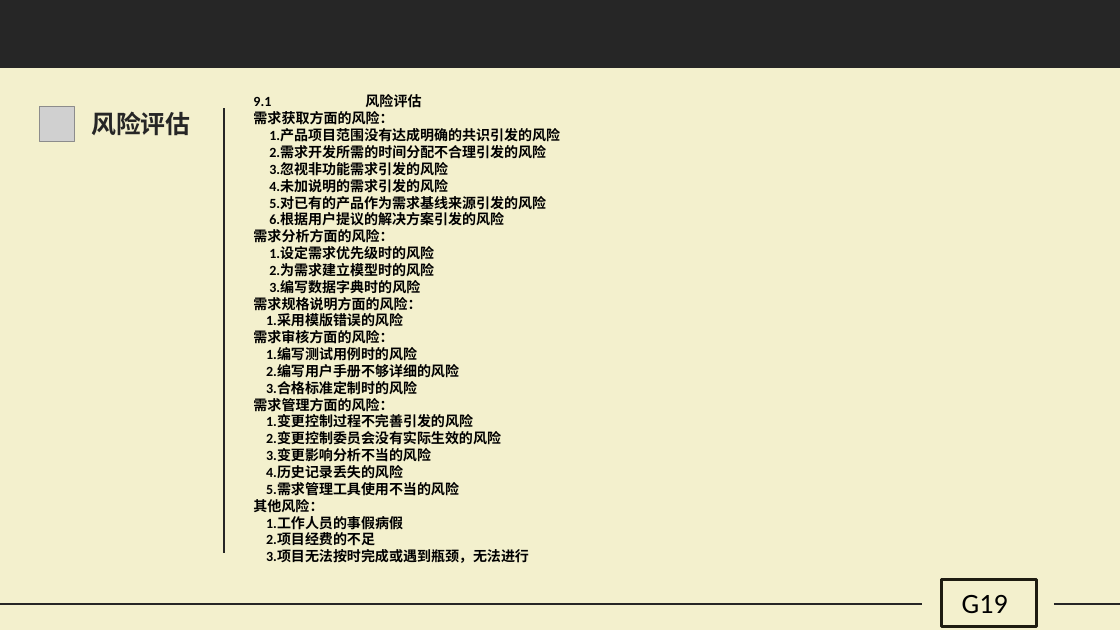
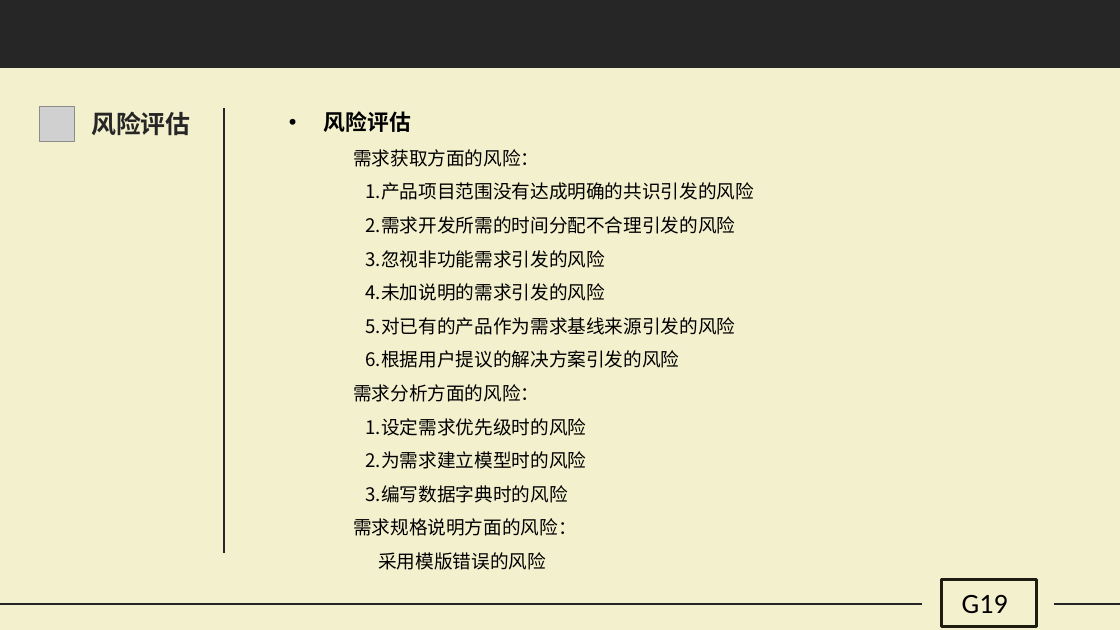
Before and after one commit to G19-Fish/PRD2018-G19, a slide deck: slide 25 of PRD2018-G19-需求项目计划PPT.pptx. Drawn at 1120x630 pixels with LibreOffice and Linux fonts; fonts in the diff are those of the drawing; grey boxes stand for pictures. Boxes give left, top, right and bottom in pixels: in the first picture for what was removed or moved away, otherwise in the second. Text is boxed around its words. In the diff, an @@ line names an element or a change of style, - is before the commit and + after.

```diff
--- a/PRD2018-G19-需求项目计划PPT.pptx
+++ b/PRD2018-G19-需求项目计划PPT.pptx
@@ text "风险评估": place and size @@
-text "风险评估" at [253,94,560,565]
+text "风险评估" at [324,111,755,570]
@@ text at [324,111,411,132]: text changed; size 9 to 14 pt; font Calibri to Noto Sans CJK SC @@
-9.1 风险评估
+• 风险评估
@@ text at [353,149,755,536]: size 9 to 12 pt, font Calibri to Noto Sans CJK SC, bold off; list level 1 to 2 in "需求获取方面的风险："; line spacing 1 to 1.5; list level 1 to 2 in "1.产品项目范围没有达成明确的共识引发的风险"; list level 1 to 2 in "2.需求开发所需的时间分配不合理引发的风险"; list level 1 to 2 in "3.忽视非功能需求引发的风险"; list level 1 to 2 in "4.未加说明的需求引发的风险"; list level 1 to 2 in "5.对已有的产品作为需求基线来源引发的风险"; list level 1 to 2 in "6.根据用户提议的解决方案引发的风险"; list level 1 to 2 in "需求分析方面的风险："; list level 1 to 2 in "1.设定需求优先级时的风险"; list level 1 to 2 in "2.为需求建立模型时的风险"; list level 1 to 2 in "3.编写数据字典时的风险"; list level 1 to 2 in "需求规格说明方面的风险：" @@
@@ text at [378,552,546,570]: text changed; size 9 to 12 pt; font Calibri to Noto Sans CJK SC; bold off @@
-1.采用模版错误的风险
-需求审核方面的风险：
-1.编写测试用例时的风险
-2.编写用户手册不够详细的风险
-3.合格标准定制时的风险
-需求管理方面的风险：
-1.变更控制过程不完善引发的风险
-2.变更控制委员会没有实际生效的风险
-3.变更影响分析不当的风险
-4.历史记录丢失的风险
-5.需求管理工具使用不当的风险
-其他风险：
-1.工作人员的事假病假
-2.项目经费的不足
-3.项目无法按时完成或遇到瓶颈，无法进行
+  采用模版错误的风险
```
Also in this commit, not shown: 32 other slides changed, 6 slides added, 1 slide removed.
